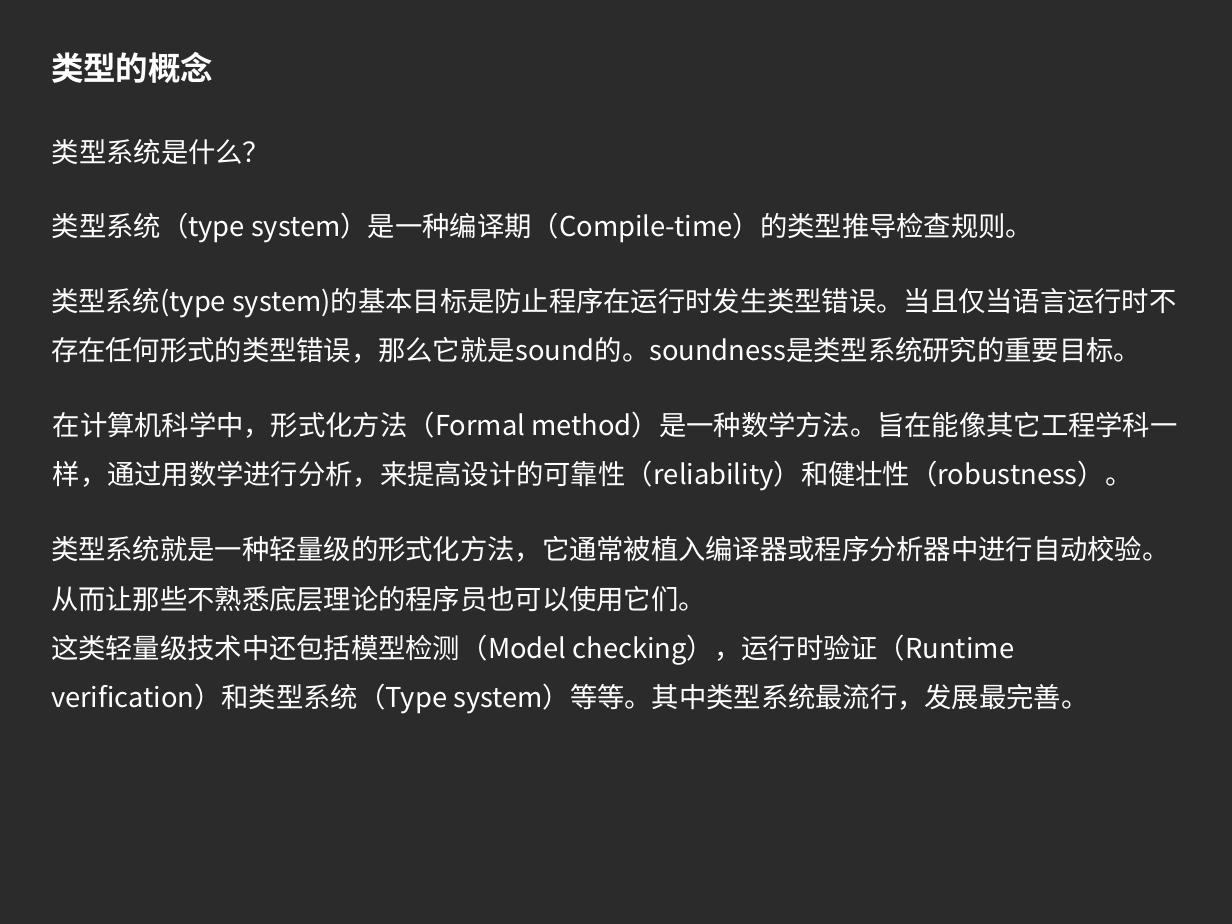
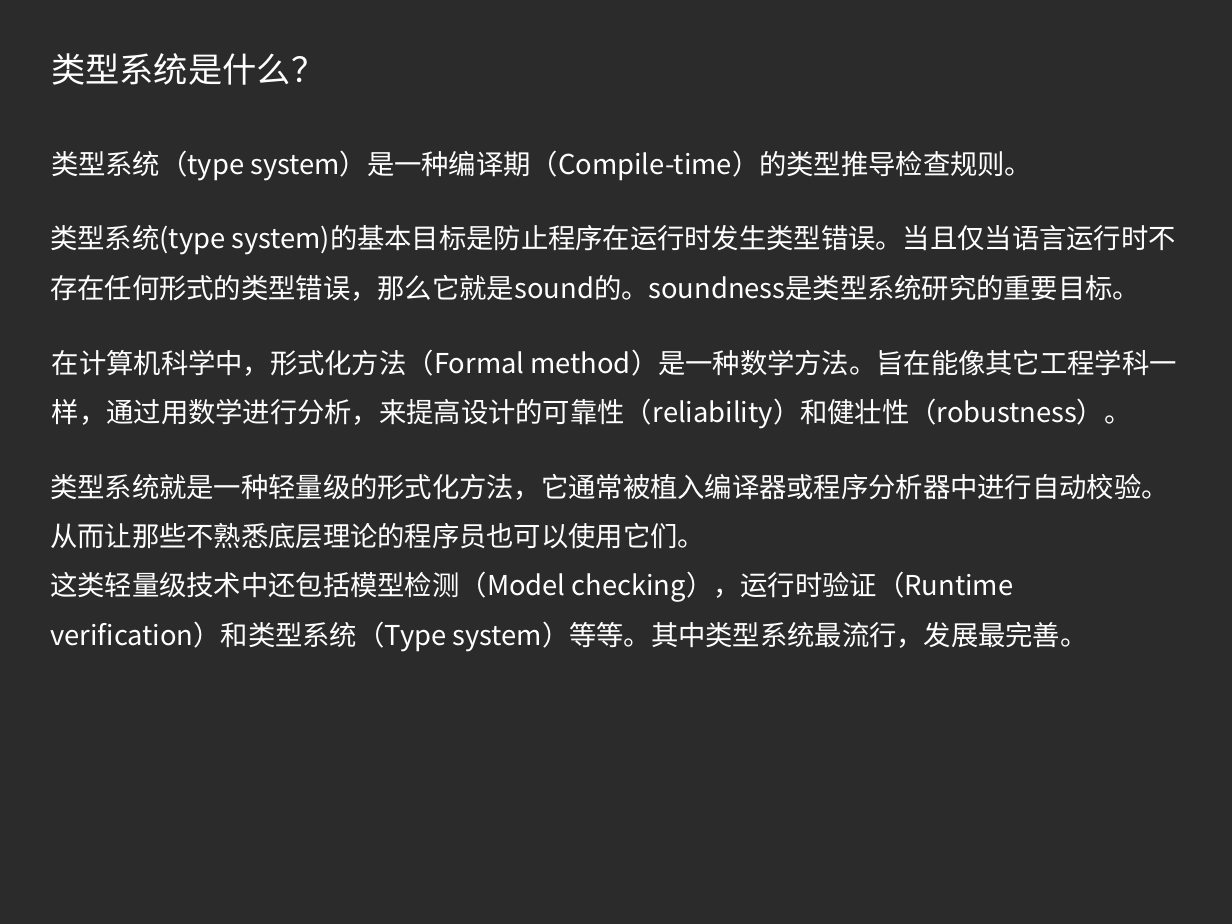
Before and after one commit to imlyzh/pycon, a slide deck: slide 6 of 静态类型的Python.pptx (slide 5 before the commit). Drawn at 1232x924 pixels with LibreOffice and Linux fonts; fonts in the diff are those of the drawing; background and template pictures are left out; a plain dark background stands for a picture behind light text. Boxes give left, top, right and bottom in pixels: in the first picture for what was removed or moved away, otherwise in the second. Text is boxed around its words. In the diff, an @@ line names an element or a change of style, - is before the commit and + after.

```diff
--- a/静态类型的Python.pptx
+++ b/静态类型的Python.pptx
@@ text "类型系统是什么？": place and size @@
-text "类型系统是什么？" at bbox=[52, 139, 270, 164]
+text "类型系统是什么？" at bbox=[51, 53, 325, 85]
@@ text "类型系统是什么？" at bbox=[51, 53, 325, 85]: size 16 to 20 pt; line spacing 1.5 to 1 @@
@@ text removed at bbox=[51, 52, 213, 83] @@
-类型的概念
@@ text "类型系统(type system)的基本目标是防止程序在运行时发生类型错误。当且仅当语言运行时不存在任何形式的类型错误， ...": place and size @@
-text "类型系统(type system)的基本目标是防止程序在运行时发生类型错误。当且仅当语言运行时不存在任何形式的类型错误， ..." at bbox=[51, 288, 1176, 363]
+text "类型系统(type system)的基本目标是防止程序在运行时发生类型错误。当且仅当语言运行时不存在任何形式的类型错误， ..." at bbox=[50, 225, 1175, 301]
@@ 3 texts: place and size @@
-3 texts at bbox=[51, 212, 1177, 714]
+3 texts at bbox=[50, 150, 1176, 652]
```
Also in this commit, not shown: 6 other slides changed, 11 slides added, 3 slides removed, 6 other files.
